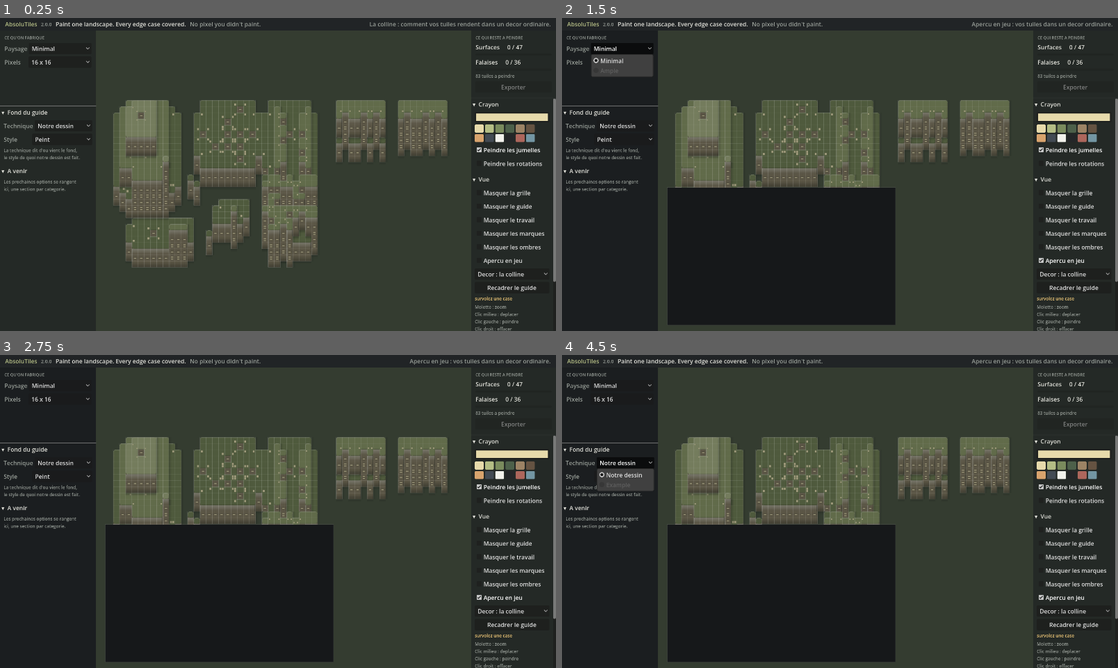
Above: before the commit, frames 1-4 (two rows, left to right).
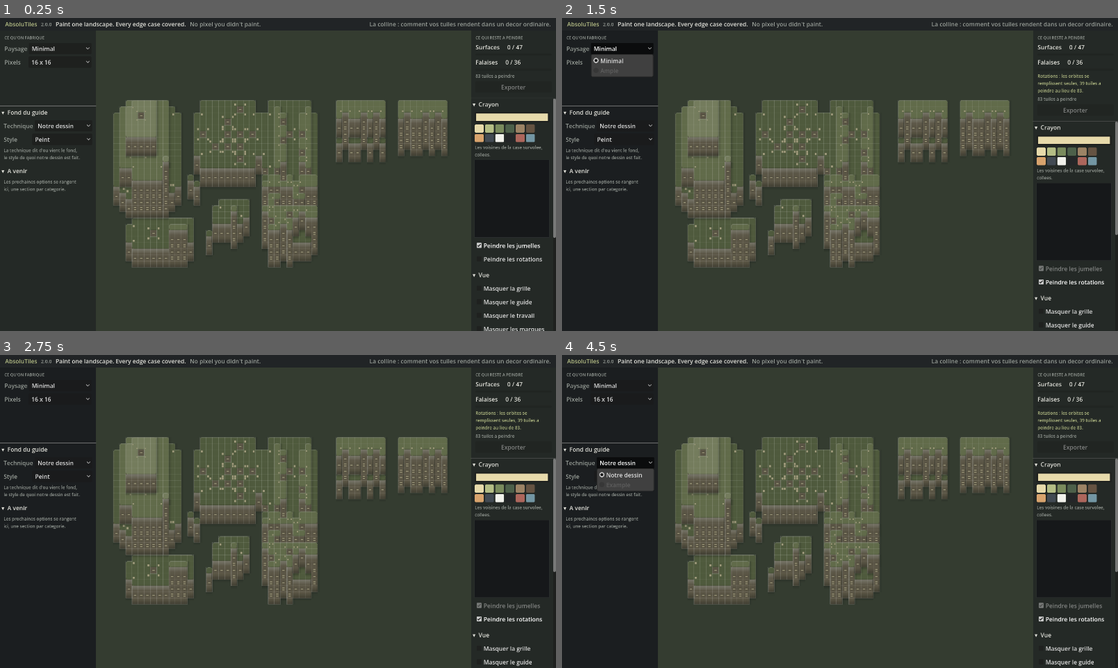
Above: after the commit, the same moments.

Repository: darref/MarchingSquares
Game: Godot game, scene res://ui/editor.tscn
The game is run twice, just before and just after one commit, with the same random seed, the same clock (stepped at 60 frames per second) and the same inputs.
Inputs (mouse positions are in pixels of both pictures, inside the frame that each line leads up to):
- Up to frame 1 (0.25 s): no input
- Up to frame 2 (1.5 s): click (1073, 259) at 0.5 s, where only the run before the commit has a clickable "Apercu en jeu"; click "Minimal" at 1.25 s
- Up to frame 3 (2.75 s): click "16 x 16" at 2 s
- Up to frame 4 (4.5 s): click "▾ Fond du guide" at 2.75 s; click "▸ Fond du guide" at 3.5 s; click "Notre dessin" at 4.25 s

The runs differ from the first frame. In frame 1, 1.5% of the frame differs, in the area x 85-100%, y 40-100%; in frame 2, 21%, in the area x 19-100%, y 1-100%; in frame 3, 21%; in frame 4, 21%.

Commit message:
Les voisines : le raccord se juge pendant le geste
Trente-six tuiles de robe dont beaucoup ne different que par une arete de deux ou
trois pixels : c'est repetitif, et la repetition est exactement la ou une main
diverge. Le test des raccords attrape la divergence, mais l'attraper veut dire du
rouge et des retouches -- le va-et-vient que cet outil existe pour supprimer.

Le panneau montre la case survolee entouree de ses voisines REELLES, celles du
guide, a la meme echelle et COLLEES. Aucun ecart, jamais : c'est precisement la
ligne de contact qu'on vient regarder, et un panneau qui espacerait ses tuiles pour
faire joli ne montrerait plus rien. Le reperage de la case centrale se fait par des
marques posees DEHORS. L'echelle est un entier, comme pour l'apercu en jeu.

DEUX PIEGES, tous deux tombes dedans avant de les voir.

Un trou est NOIR, pas couleur de sol. Je l'avais peint a la teinte de l'etage 0 :
un panneau entierement vide ressemblait alors a du terrain, et j'ai cru pendant
trois essais que le panneau fonctionnait. Un trou n'est pas du terrain, c'est ce
qu'il reste a faire.

Et screenshot.gd posait le survol au troisieme frame, puis la VRAIE souris -- garee
quelque part sur l'ecran -- emettait le sien et l'ecrasait. On a cru un panneau
casse alors qu'il suivait fidelement un curseur qu'on ne voyait pas. Le survol se
pose desormais juste avant la capture.

235 verifications, 0 echec.

Co-Authored-By: Claude Opus 5 <noreply@anthropic.com>
Claude-Session: https://claude.ai/code/session_018tvN4TQBR3sh7MsSTnFB1b

Diff:
--- a/ui/editor.gd
+++ b/ui/editor.gd
@@ -88,6 +88,7 @@
 	(%MarksCheck as CheckBox).toggled.connect(_on_marks_hidden)
 	(%DecorChoice as OptionButton).item_selected.connect(_on_decor_selected)
 	work.painting_changed.connect((%PreviewPanel as Control).mark_dirty)
+	work.painting_changed.connect((%NeighboursPanel as Control).mark_dirty)
 	(%ExportButton as Button).pressed.connect(_on_export_pressed)
 	(%OpenButton as Button).pressed.connect(_on_open_pressed)
 	(%SaveButton as Button).pressed.connect(_on_save_pressed)
@@ -234,6 +235,7 @@
 	work.guide_purpose = technic.get_item_metadata(technic.selected)
 	work.show_guide(_heights, _painting)
 	(%PreviewPanel as Control).show_guide(_heights, _painting)
+	(%NeighboursPanel as Control).show_guide(_painting)
 	_apply_decor()
 	_refresh_counters()
 
@@ -402,6 +404,7 @@
 ## ⚠ ON DECRIT L'INDEX PAR SES BITS, pas par son numero seul. « 117 » ne dit rien ;
 ## « N+E+S+SW+W » dit la forme, donc ce qu'il faut dessiner.
 func _on_hover_changed(cell: Vector2i) -> void:
+	(%NeighboursPanel as Control).look_at_cell(cell)
 	var label: Label = %HoverLabel
 	if cell.x < 0:
 		label.text = "survolez une case"
@@ -475,6 +478,7 @@
 	_painting = report["painting"]
 	(%WorkArea as Control).show_guide(_heights, _painting)
 	(%PreviewPanel as Control).show_guide(_heights, _painting)
+	(%NeighboursPanel as Control).show_guide(_painting)
 	_work_path = path
 	_refresh_counters()
 
--- a/ui/editor.tscn
+++ b/ui/editor.tscn
@@ -5,6 +5,7 @@
 [ext_resource type="Script" path="res://ui/sidebar.gd" id="3_4x3iy"]
 [ext_resource type="Script" path="res://ui/tool_section.gd" id="4_cwcei"]
 [ext_resource type="Script" path="res://ui/preview_panel.gd" id="5_prvw"]
+[ext_resource type="Script" path="res://ui/neighbours_panel.gd" id="6_nghb"]
 
 [sub_resource type="StyleBoxFlat" id="StyleBoxFlat_qfej6"]
 bg_color = Color(0.129, 0.141, 0.149, 1)
@@ -750,6 +751,20 @@
 theme_override_styles/pressed = SubResource("StyleBoxFlat_i3odb")
 theme_override_styles/hover = SubResource("StyleBoxFlat_ghx7n")
 metadata/color = Color(0.451, 0.588, 0.639, 1)
+
+[node name="NeighboursLabel" type="Label" parent="Layout/Body/Toolbar/Column/ToolsScroll/Sections/PencilSection/Content/Items" unique_id=3100019]
+layout_mode = 2
+theme_override_font_sizes/font_size = 12
+theme_override_colors/font_color = Color(0.588, 0.612, 0.588, 1)
+autowrap_mode = 2
+text = "Les voisines de la case survolee, collees."
+
+[node name="NeighboursPanel" type="Control" parent="Layout/Body/Toolbar/Column/ToolsScroll/Sections/PencilSection/Content/Items" unique_id=3100020]
+unique_name_in_owner = true
+custom_minimum_size = Vector2(0, 212)
+layout_mode = 2
+tooltip_text = "La case survolee et ses voisines reelles, a la meme echelle et COLLEES. Le raccord se juge pendant le geste, pas apres l'export."
+script = ExtResource("6_nghb")
 
 [node name="TwinsCheck" type="CheckBox" parent="Layout/Body/Toolbar/Column/ToolsScroll/Sections/PencilSection/Content/Items" unique_id=2000725611]
 unique_name_in_owner = true
--- /dev/null
+++ b/ui/neighbours_panel.gd
@@ -0,0 +1,116 @@
+# LES VOISINES — le raccord se juge PENDANT le geste, pas apres l'export.
+#
+# Trente-six tuiles de robe dont beaucoup ne different que par une arete de deux ou trois
+# pixels : c'est repetitif, et la repetition est exactement la ou une main diverge. Le test
+# des raccords attrape la divergence, mais l'attraper veut dire du rouge et des retouches --
+# le va-et-vient que cet outil existe pour supprimer.
+#
+# Ce panneau montre donc la case survolee entouree de ses voisines REELLES, celles du guide,
+# a la meme echelle et COLLEES. Si un bord ne rejoint pas celui d'a cote, ca se voit avant
+# de lever le crayon.
+#
+# ⚠ AUCUN ECART ENTRE LES CASES, JAMAIS. Un panneau qui espacerait ses tuiles pour faire
+# joli ne montrerait plus rien du tout : c'est precisement la ligne de contact qu'on vient
+# regarder. Le reperage de la case centrale se fait donc par des marques posees DEHORS.
+#
+# ⚠ ET L'ECHELLE EST UN ENTIER. Un demi-pixel d'ecran par faux pixel inventerait des
+# coutures que le dessin n'a pas -- le meme piege que l'apercu en jeu.
+extends Control
+
+const Painting := preload("res://core/painting.gd")
+
+## Combien de cases de part et d'autre de la case regardee.
+const REACH: int = 1
+
+const FRAME: Color = Color(0.086, 0.094, 0.102, 1.0)
+const EDGE: Color = Color(1.0, 1.0, 1.0, 0.10)
+## ⚠ UN TROU EST NOIR, PAS COULEUR DE SOL. Le peindre a la teinte de l'etage 0 le faisait
+## passer pour du terrain -- or ce n'est pas du terrain, c'est ce qu'il reste a faire. Et on
+## vient justement de decider que le sol ne nous appartient pas.
+const HOLE: Color = Color(0.055, 0.060, 0.066)
+const TICK: Color = Color(0.949, 0.792, 0.475, 0.9)
+const TICK_LENGTH: float = 5.0
+const MARGIN: float = 6.0
+
+var _painting: RefCounted = null
+var _focus: Vector2i = Vector2i(-1, -1)
+var _textures: Dictionary = {}
+var _dirty: bool = true
+
+
+func _ready() -> void:
+	texture_filter = CanvasItem.TEXTURE_FILTER_NEAREST
+	set_process(true)
+
+
+func show_guide(painting: RefCounted) -> void:
+	_painting = painting
+	_textures.clear()
+	_dirty = true
+	queue_redraw()
+
+
+func look_at_cell(cell: Vector2i) -> void:
+	if cell == _focus:
+		return
+	_focus = cell
+	_dirty = true
+
+
+func mark_dirty() -> void:
+	_dirty = true
+
+
+func _process(_delta: float) -> void:
+	if not _dirty or not visible or _painting == null:
+		return
+	_dirty = false
+	_textures.clear()
+	if _focus.x >= 0:
+		for dy: int in range(-REACH, REACH + 1):
+			for dx: int in range(-REACH, REACH + 1):
+				var cell: Vector2i = _focus + Vector2i(dx, dy)
+				var image: Image = _painting.image_of(cell)
+				if image != null:
+					_textures[cell] = ImageTexture.create_from_image(image)
+	queue_redraw()
+
+
+func _draw() -> void:
+	draw_rect(Rect2(Vector2.ZERO, size), FRAME)
+	draw_rect(Rect2(Vector2.ZERO, size), EDGE, false, 1.0)
+	if _painting == null or _focus.x < 0:
+		return
+
+	var span: int = REACH * 2 + 1
+	var usable: Vector2 = size - Vector2(MARGIN, MARGIN) * 2.0
+	var pixels: int = span * _painting.resolution
+	var scale: float = maxf(1.0, floorf(minf(usable.x, usable.y) / float(pixels)))
+	var side: float = float(_painting.resolution) * scale
+	var block: float = side * float(span)
+	var origin: Vector2 = ((size - Vector2(block, block)) * 0.5).floor()
+
+	for dy: int in range(-REACH, REACH + 1):
+		for dx: int in range(-REACH, REACH + 1):
+			var at: Vector2 = origin + Vector2(float(dx + REACH), float(dy + REACH)) * side
+			var box: Rect2 = Rect2(at, Vector2(side, side))
+			var cell: Vector2i = _focus + Vector2i(dx, dy)
+			if _textures.has(cell):
+				draw_texture_rect(_textures[cell], box, false)
+			else:
+				# ⚠ UNE VOISINE NON PEINTE EST UN TROU, pas un aplat aimable : c'est
+				# justement ce qu'il reste a faire.
+				draw_rect(box, HOLE)
+
+	# Les reperes de la case centrale, poses DEHORS pour ne pas couvrir les raccords.
+	var low: float = origin.x + side * float(REACH)
+	var high: float = low + side
+	var top: float = origin.y + side * float(REACH)
+	var bottom: float = top + side
+	for pair: Array in [[low, origin.y, 0.0, -1.0], [high, origin.y, 0.0, -1.0],
+			[low, origin.y + block, 0.0, 1.0], [high, origin.y + block, 0.0, 1.0],
+			[origin.x, top, -1.0, 0.0], [origin.x, bottom, -1.0, 0.0],
+			[origin.x + block, top, 1.0, 0.0], [origin.x + block, bottom, 1.0, 0.0]]:
+		var from: Vector2 = Vector2(float(pair[0]), float(pair[1]))
+		var away: Vector2 = Vector2(float(pair[2]), float(pair[3])) * TICK_LENGTH
+		draw_line(from, from + away, TICK, 1.0)
--- a/ui/screenshot.gd
+++ b/ui/screenshot.gd
@@ -8,6 +8,8 @@
 var _assembled: bool = false
 var _preview: bool = false
 var _marks: bool = true
+var _hover: Vector2i = Vector2i(-1, -1)
+var _hovered: bool = false
 var _decor: int = 0
 var _editor: Node = null
 
@@ -42,7 +44,11 @@
 				_preview = true
 				_decor = 1
 			_:
-				if argument.ends_with(".absolutiles"):
+				if argument.begins_with("survol="):
+					var at: PackedStringArray = argument.substr(7).split(",")
+					if at.size() == 2:
+						_hover = Vector2i(at[0].to_int(), at[1].to_int())
+				elif argument.ends_with(".absolutiles"):
 					_work = argument
 
 
@@ -86,6 +92,13 @@
 	var loading: Control = _editor.get_node("%LoadingPanel")
 	if loading.visible and _frames < 900:
 		return false
+	# ⚠ LE SURVOL SE POSE AU DERNIER MOMENT. Pose plus tot, la VRAIE souris -- garee quelque
+	# part sur l'ecran -- emet son propre survol et l'ecrase. On a cru un panneau casse alors
+	# qu'il suivait fidelement un curseur qu'on ne voyait pas.
+	if _hover.x >= 0 and not _hovered:
+		_hovered = true
+		_editor.call("_on_hover_changed", _hover)
+		return false
 	var image: Image = root.get_texture().get_image()
 	var error: Error = image.save_png(_target)
 	if error != OK:
Not shown, changed: CLAUDE.md
